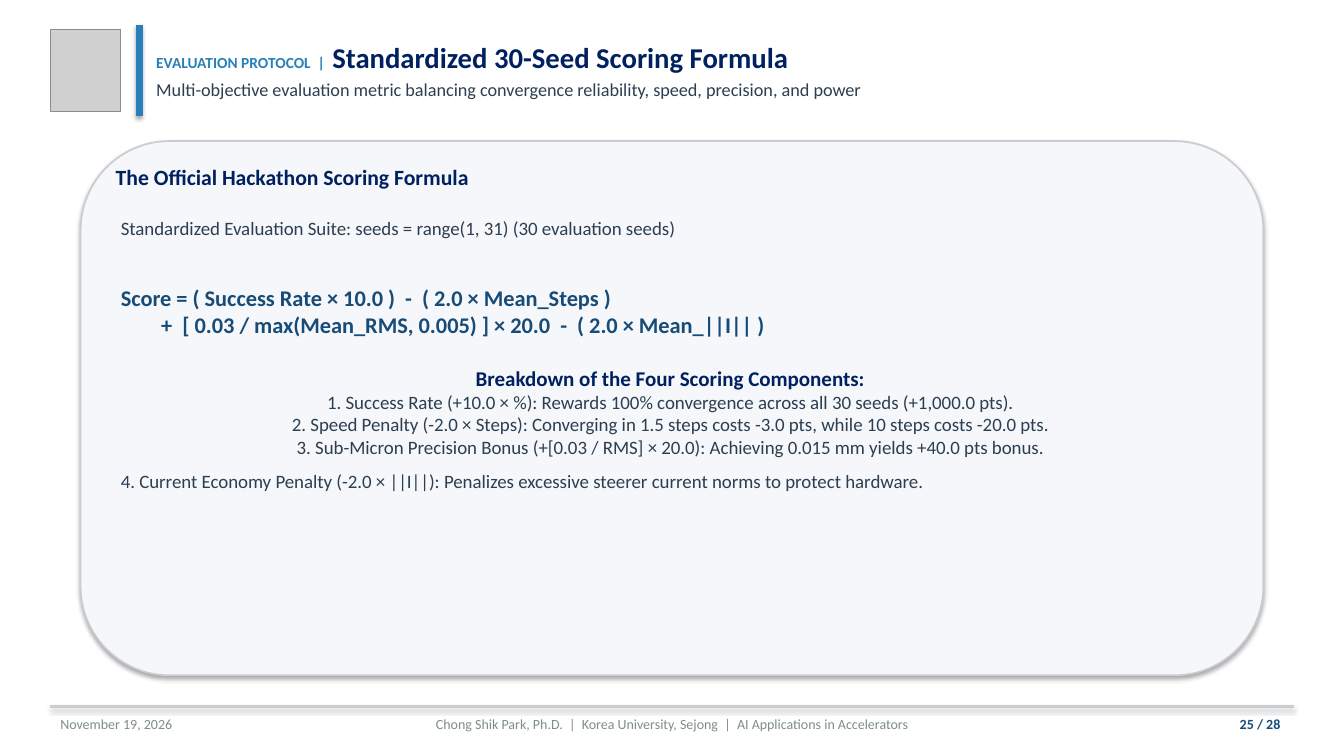
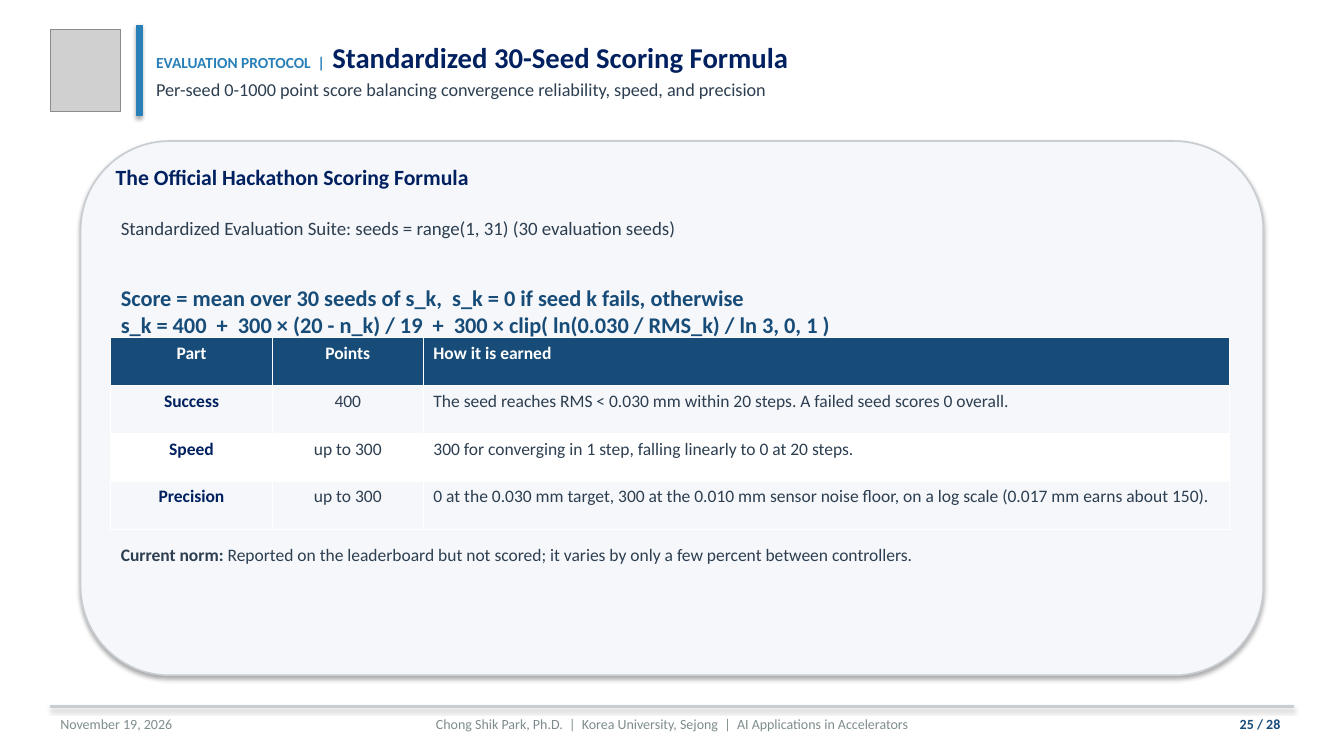
Before and after one commit to cspark7701/ai4acc-mini-hackathon, a slide deck: slide 25 of presentations/Lecture_1_AI_ML_Foundations_and_Control.pptx. Drawn at 1344x756 pixels with LibreOffice and Linux fonts; fonts in the diff are those of the drawing; grey boxes stand for pictures. Boxes give left, top, right and bottom in pixels: in the first picture for what was removed or moved away, otherwise in the second. Text is boxed around its words. In the diff, an @@ line names an element or a change of style, - is before the commit and + after.

```diff
--- a/presentations/Lecture_1_AI_ML_Foundations_and_Control.pptx
+++ b/presentations/Lecture_1_AI_ML_Foundations_and_Control.pptx
@@ text at [156, 83, 766, 99]: text changed @@
-Multi-objective evaluation metric balancing convergence reliability, speed, precision, and power
+Per-seed 0-1000 point score balancing convergence reliability, speed, and precision
@@ text at [121, 290, 817, 403]: text changed; size 13.5 to 16 pt; text colour #2C3E50 to #184C78; bold on @@
-Score = ( Success Rate × 10.0 ) - ( 2.0 × Mean_Steps )
-+ [ 0.03 / max(Mean_RMS, 0.005) ] × 20.0 - ( 2.0 × Mean_||I|| )
-Breakdown of the Four Scoring Components:
-1. Success Rate (+10.0 × %): Rewards 100% convergence across all 30 seeds (+1,000.0 pts).
-2. Speed Penalty (-2.0 × Steps): Converging in 1.5 steps costs -3.0 pts, while 10 steps costs -20.0 pts.
-3. Sub-Micron Precision Bonus (+[0.03 / RMS] × 20.0): Achieving 0.015 mm yields +40.0 pts bonus.
-4. Current Economy Penalty (-2.0 × ||I||): Penalizes excessive steerer current norms to protect hardware.
+Score = mean over 30 seeds of s_k, s_k = 0 if seed k fails, otherwise
+s_k = 400 + 300 × (20 - n_k) / 19 + 300 × clip( ln(0.030 / RMS_k) / ln 3, 0, 1 )
+Each seed scores 0-1000 points; the official score is the mean over 30 seeds:
@@ table added at [111, 338, 1230, 529], 4 rows, 3 columns @@
+Part | Points | How it is earned
+Success | 400 | The seed reaches RMS < 0.030 mm within 20 steps. A failed seed scores 0 overall.
+Speed | up to 300 | 300 for converging in 1 step, falling linearly to 0 at 20 steps.
+Precision | up to 300 | 0 at the 0.030 mm target, 300 at the 0.010 mm sensor noise floor, on a log scale (0.017 mm earns about 150).
@@ text added at [121, 549, 912, 564], 12.5 pt, text #2C3E50 @@
+Current norm: Reported on the leaderboard but not scored; it varies by only a few percent between controllers.
```
Also in this commit, not shown: 3 other slides changed, 16 other files.
